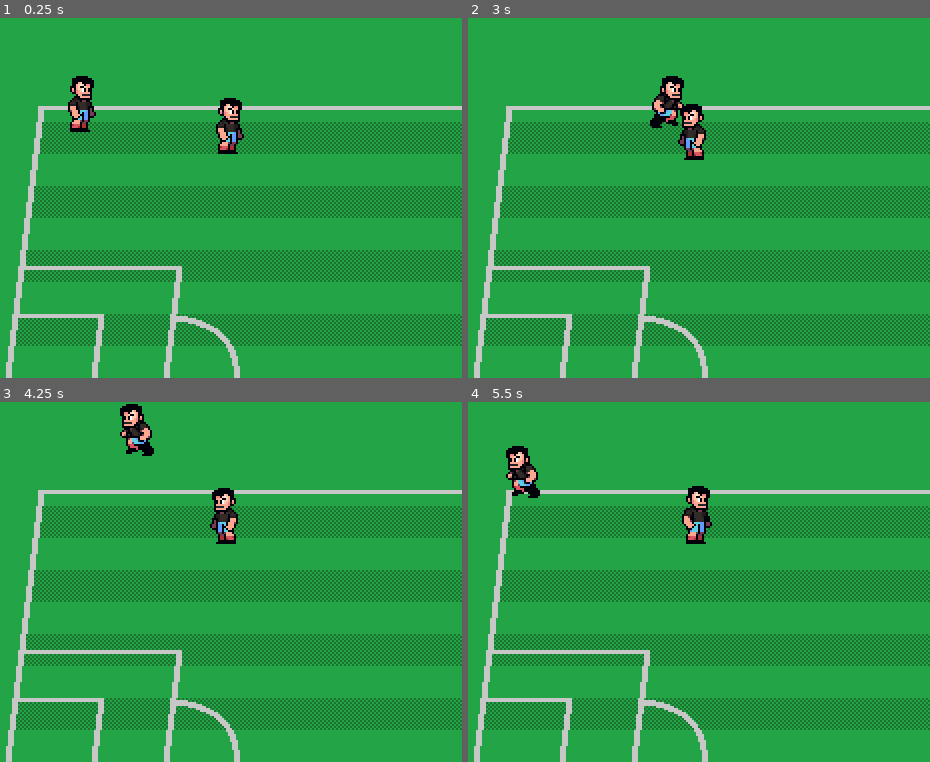
Above: before the commit, frames 1-4 (two rows, left to right).
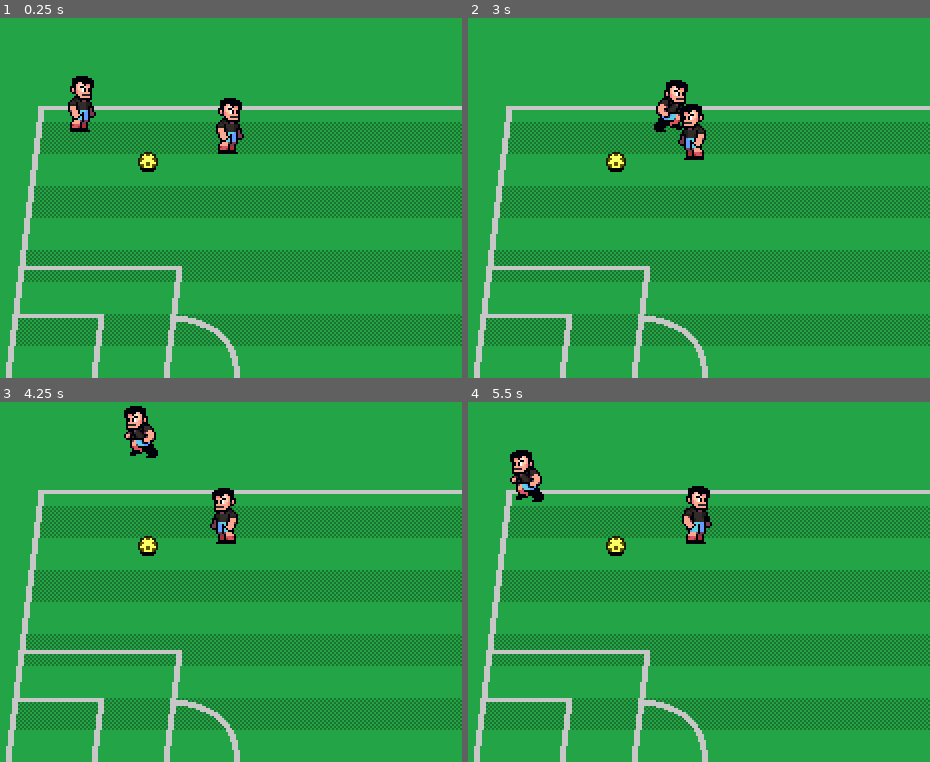
Above: after the commit, the same moments.

Repository: bowman290/godot-football-tutorial
Game: Godot game, scene res://scenes/world.tscn
Same seed, same stepped clock (60 frames per second), same inputs: the game is played once before the commit and once after it.
Inputs:
- Up to frame 1 (0.25 s): no input
- Up to frame 2 (3 s): hold Right (p1_right) 0.53-1.28 s; tap one key every 0.75 s from 0.6 s: [ (p1_pass) ] (p1_shoot) S (p2_down) A (p2_left); hold Down (p1_down) 1.28-2.03 s; hold Right (p1_right) 2.03-2.78 s; hold Up (p1_up) from 2.78 s (still down)
- Up to frame 3 (4.25 s): release Up (p1_up) at 3.53 s; hold Left (p1_left) from 3.53 s (still down); tap V (p2_pass) at 3.6 s
- Up to frame 4 (5.5 s): tap D (p2_right) at 4.35 s; release Left (p1_left) at 5.03 s; hold Down (p1_down) from 5.03 s (still down); tap B (p2_shoot) at 5.1 s

The runs differ from the first frame. In frame 1, 0.2% of the frame differs, in the area x 29-35%, y 37-43%; in frame 2, 0.9%, in the area x 29-48%, y 16-43%; in frame 3, 0.8%; in frame 4, 0.9%.

Commit message:
refactor: ball and ball states

Diff:
--- a/project.godot
+++ b/project.godot
@@ -95,6 +95,12 @@
 ]
 }
 
+[layer_names]
+
+2d_physics/layer_1="PitchWalls"
+2d_physics/layer_2="Player"
+2d_physics/layer_3="Ball"
+
 [rendering]
 
 textures/canvas_textures/default_texture_filter=0
--- /dev/null
+++ b/scenes/ball/ball.gd
@@ -0,0 +1,29 @@
+class_name Ball
+extends AnimatableBody2D
+
+enum State {CARRIED, FREE_FORM, SHOT}
+
+var carried : Player = null
+var current_state : BallState = null
+var state_factory := BallStateFactory.new()
+var velocity := Vector2.ZERO
+
+@onready var animation_sprite : AnimatedSprite2D = %AnimatedSprite2D
+@onready var player_detection_area : Area2D = $PlayerDetectionArea
+
+func switch_state(state:State) -> void:
+	if current_state != null:
+		current_state.queue_free()
+	current_state = state_factory.get_fresh_state(state)
+	current_state.setup(self, player_detection_area, carried, animation_sprite)
+	current_state.state_transition_requested.connect(switch_state.bind())
+	call_deferred("add_child", current_state)
+
+# Called when the node enters the scene tree for the first time.
+func _ready() -> void:
+	switch_state(State.FREE_FORM)
+
+
+# Called every frame. 'delta' is the elapsed time since the previous frame.
+func _process(delta: float) -> void:
+	pass
--- /dev/null
+++ b/scenes/ball/ball.tscn
@@ -0,0 +1,88 @@
+[gd_scene load_steps=12 format=3 uid="uid://ds2jmoyqvxdxq"]
+
+[ext_resource type="Texture2D" uid="uid://ldrjvg7sho8i" path="res://assets/art/props/soccer-ball.png" id="1_nv6q1"]
+[ext_resource type="Script" uid="uid://cv40u0k1gh1py" path="res://scenes/ball/ball.gd" id="1_stoaj"]
+[ext_resource type="Texture2D" uid="uid://doqyfgtmbqenl" path="res://assets/art/props/ball-shadow.png" id="2_stoaj"]
+
+[sub_resource type="AtlasTexture" id="AtlasTexture_jbgth"]
+atlas = ExtResource("1_nv6q1")
+region = Rect2(0, 0, 10, 10)
+
+[sub_resource type="AtlasTexture" id="AtlasTexture_yjhvv"]
+atlas = ExtResource("1_nv6q1")
+region = Rect2(0, 0, 10, 10)
+
+[sub_resource type="AtlasTexture" id="AtlasTexture_a81tc"]
+atlas = ExtResource("1_nv6q1")
+region = Rect2(10, 0, 10, 10)
+
+[sub_resource type="AtlasTexture" id="AtlasTexture_r8c1m"]
+atlas = ExtResource("1_nv6q1")
+region = Rect2(20, 0, 10, 10)
+
+[sub_resource type="AtlasTexture" id="AtlasTexture_rp1mh"]
+atlas = ExtResource("1_nv6q1")
+region = Rect2(30, 0, 10, 10)
+
+[sub_resource type="SpriteFrames" id="SpriteFrames_lsomj"]
+animations = [{
+"frames": [{
+"duration": 1.0,
+"texture": SubResource("AtlasTexture_jbgth")
+}],
+"loop": true,
+"name": &"idle",
+"speed": 5.0
+}, {
+"frames": [{
+"duration": 1.0,
+"texture": SubResource("AtlasTexture_yjhvv")
+}, {
+"duration": 1.0,
+"texture": SubResource("AtlasTexture_a81tc")
+}, {
+"duration": 1.0,
+"texture": SubResource("AtlasTexture_r8c1m")
+}, {
+"duration": 1.0,
+"texture": SubResource("AtlasTexture_rp1mh")
+}],
+"loop": true,
+"name": &"moving",
+"speed": 5.0
+}]
+
+[sub_resource type="CircleShape2D" id="CircleShape2D_xotqv"]
+radius = 5.0
+
+[sub_resource type="CircleShape2D" id="CircleShape2D_nv6q1"]
+radius = 4.0
+
+[node name="Ball" type="AnimatableBody2D"]
+collision_layer = 4
+collision_mask = 3
+script = ExtResource("1_stoaj")
+
+[node name="AnimatedSprite2D" type="AnimatedSprite2D" parent="."]
+unique_name_in_owner = true
+sprite_frames = SubResource("SpriteFrames_lsomj")
+animation = &"idle"
+centered = false
+offset = Vector2(-5, -10)
+
+[node name="Ball-shadow" type="Sprite2D" parent="."]
+position = Vector2(-8, -16)
+texture = ExtResource("2_stoaj")
+centered = false
+
+[node name="CollisionShape2D" type="CollisionShape2D" parent="."]
+position = Vector2(0, -5)
+shape = SubResource("CircleShape2D_xotqv")
+
+[node name="PlayerDetectionArea" type="Area2D" parent="."]
+collision_layer = 0
+collision_mask = 2
+
+[node name="CollisionShape2D" type="CollisionShape2D" parent="PlayerDetectionArea"]
+position = Vector2(0, -5)
+shape = SubResource("CircleShape2D_nv6q1")
--- /dev/null
+++ b/scenes/ball/ball_states/ball_carried_state.gd
@@ -0,0 +1,13 @@
+class_name BallCarriedState
+extends BallState
+
+
+# Called when the node enters the scene tree for the first time.
+func _ready() -> void:
+	pass
+
+
+# Called every frame. 'delta' is the elapsed time since the previous frame.
+func _process(delta: float) -> void:
+	ball.position = ball.carried.position
+	animation_ball.play('moving')
--- /dev/null
+++ b/scenes/ball/ball_states/ball_free_state.gd
@@ -0,0 +1,18 @@
+class_name BallFreeState
+extends BallState
+
+
+# Called when the node enters the scene tree for the first time.
+func _ready() -> void:
+	player_detection_area.body_entered.connect(on_player_enter.bind())
+
+func on_player_enter(body:Player) -> void:
+	ball.carried = body
+	state_transition_requested.emit(Ball.State.CARRIED)
+
+func _enter_tree() -> void:
+	print('enter')
+
+# Called every frame. 'delta' is the elapsed time since the previous frame.
+func _process(delta: float) -> void:
+	pass
--- /dev/null
+++ b/scenes/ball/ball_states/ball_shot_state.gd
@@ -0,0 +1,12 @@
+class_name BallShotState
+extends BallState
+
+
+# Called when the node enters the scene tree for the first time.
+func _ready() -> void:
+	print('shot')
+
+
+# Called every frame. 'delta' is the elapsed time since the previous frame.
+func _process(delta: float) -> void:
+	pass
--- /dev/null
+++ b/scenes/ball/ball_states/ball_state.gd
@@ -0,0 +1,15 @@
+class_name BallState
+extends Node
+
+signal state_transition_requested(new_state: Ball.State)
+
+var animation_ball: AnimatedSprite2D = null
+var ball : Ball = null
+var carried : Player = null
+var player_detection_area: Area2D = null
+
+func setup(context_ball:Ball, context_player_detection_area:Area2D, context_carried:Player,  context_animation_ball:AnimatedSprite2D) -> void:
+	ball = context_ball
+	carried = context_carried
+	animation_ball = context_animation_ball
+	player_detection_area = context_player_detection_area
--- /dev/null
+++ b/scenes/ball/ball_states/ball_state_factory.gd
@@ -0,0 +1,14 @@
+class_name BallStateFactory
+
+var states : Dictionary
+
+func _init() -> void:
+	states = {
+		Ball.State.CARRIED: BallCarriedState,
+		Ball.State.FREE_FORM: BallFreeState,
+		Ball.State.SHOT: BallShotState,
+	}
+
+func get_fresh_state(state: Ball.State) -> BallState:
+	assert(states.has(state), "state doesn't exist")
+	return states.get(state).new()
--- a/scenes/characters/character_states/player_state_recovering.gd
+++ b/scenes/characters/character_states/player_state_recovering.gd
@@ -8,7 +8,7 @@
 func _enter_tree() -> void:
 	time_start_recovery = Time.get_ticks_msec()
 	player.velocity = Vector2.ZERO
-	animation_player.play("recover")
+	animation_player.play(player.ANIMATIONS_MAP.RECOVER)
 
 func _process(_delta: float) -> void:
 	if Time.get_ticks_msec() - time_start_recovery > DURATION_RECOVERY:
--- a/scenes/characters/character_states/player_state_tackling.gd
+++ b/scenes/characters/character_states/player_state_tackling.gd
@@ -7,7 +7,7 @@
 var time_start_tackle := Time.get_ticks_msec()
 
 func _enter_tree() -> void:
-	animation_player.play("tackle")
+	animation_player.play(player.ANIMATIONS_MAP.TACKLE)
 	time_start_tackle = Time.get_ticks_msec()
 
 func _process(delta: float) -> void:
--- a/scenes/characters/player.gd
+++ b/scenes/characters/player.gd
@@ -13,6 +13,13 @@
 var current_state: PlayerState = null
 var heading := Vector2.RIGHT
 var state_factory := PlayerStateFactory.new()
+
+const ANIMATIONS_MAP : Dictionary = {
+	"IDLE":"idle",
+	"RUN":"run",
+	"TACKLE":"tackle",
+	"RECOVER":"recover"
+}
 
 func _ready() -> void:
 	switch_state(State.MOVING)
@@ -33,9 +40,9 @@
 func set_movement_animation() -> void:
 	#if velocity not 0, change the anim
 	if velocity.length() > 0:
-		animation_player.play("run")
+		animation_player.play(ANIMATIONS_MAP.RUN)
 	else:
-		animation_player.play("idle")
+		animation_player.play(ANIMATIONS_MAP.IDLE)
 
 	#check the velocity to set run direction
 
--- a/scenes/player.tscn
+++ b/scenes/characters/player.tscn
@@ -103,6 +103,7 @@
 height = 18.0
 
 [node name="Player" type="CharacterBody2D"]
+collision_layer = 2
 script = ExtResource("1_g2els")
 
 [node name="PlayerSprite" type="Sprite2D" parent="."]
--- a/scenes/world.tscn
+++ b/scenes/world.tscn
@@ -1,9 +1,10 @@
-[gd_scene load_steps=5 format=3 uid="uid://cgxcsnf0s0y7e"]
+[gd_scene load_steps=6 format=3 uid="uid://cgxcsnf0s0y7e"]
 
 [ext_resource type="Texture2D" uid="uid://br0pgwma3bwej" path="res://assets/art/backgrounds/pitch-background.png" id="1_nnsk1"]
 [ext_resource type="Texture2D" uid="uid://bmgmu07m5j088" path="res://assets/art/backgrounds/pitch-pattern.png" id="2_4wyf3"]
 [ext_resource type="Texture2D" uid="uid://orjl8b8okk3b" path="res://assets/art/backgrounds/pitch-lines.png" id="3_k0juu"]
-[ext_resource type="PackedScene" uid="uid://c5henrw6rbg83" path="res://scenes/player.tscn" id="4_k0juu"]
+[ext_resource type="PackedScene" uid="uid://c5henrw6rbg83" path="res://scenes/characters/player.tscn" id="4_k0juu"]
+[ext_resource type="PackedScene" uid="uid://ds2jmoyqvxdxq" path="res://scenes/ball/ball.tscn" id="5_71j4m"]
 
 [node name="World" type="Node2D"]
 
@@ -24,10 +25,16 @@
 texture = ExtResource("3_k0juu")
 centered = false
 
-[node name="Player" parent="." instance=ExtResource("4_k0juu")]
+[node name="ActorsContainer" type="Node2D" parent="."]
+y_sort_enabled = true
+
+[node name="Player" parent="ActorsContainer" instance=ExtResource("4_k0juu")]
 position = Vector2(90, 57)
 control_scheme = 1
 
-[node name="Player2" parent="." instance=ExtResource("4_k0juu")]
+[node name="Player2" parent="ActorsContainer" instance=ExtResource("4_k0juu")]
 position = Vector2(164, 68)
 control_scheme = 2
+
+[node name="Ball" parent="ActorsContainer" instance=ExtResource("5_71j4m")]
+position = Vector2(123, 77)
Not shown, added: scenes/ball/ball.gd.uid
Not shown, added: scenes/ball/ball_states/ball_carried_state.gd.uid
Not shown, added: scenes/ball/ball_states/ball_free_state.gd.uid
Not shown, added: scenes/ball/ball_states/ball_shot_state.gd.uid
Not shown, added: scenes/ball/ball_states/ball_state.gd.uid
Not shown, added: scenes/ball/ball_states/ball_state_factory.gd.uid
Renamed: scenes/characters/player_state_factory.gd -> scenes/characters/character_states/player_state_factory.gd
Renamed: scenes/characters/player_state_factory.gd.uid -> scenes/characters/character_states/player_state_factory.gd.uid
